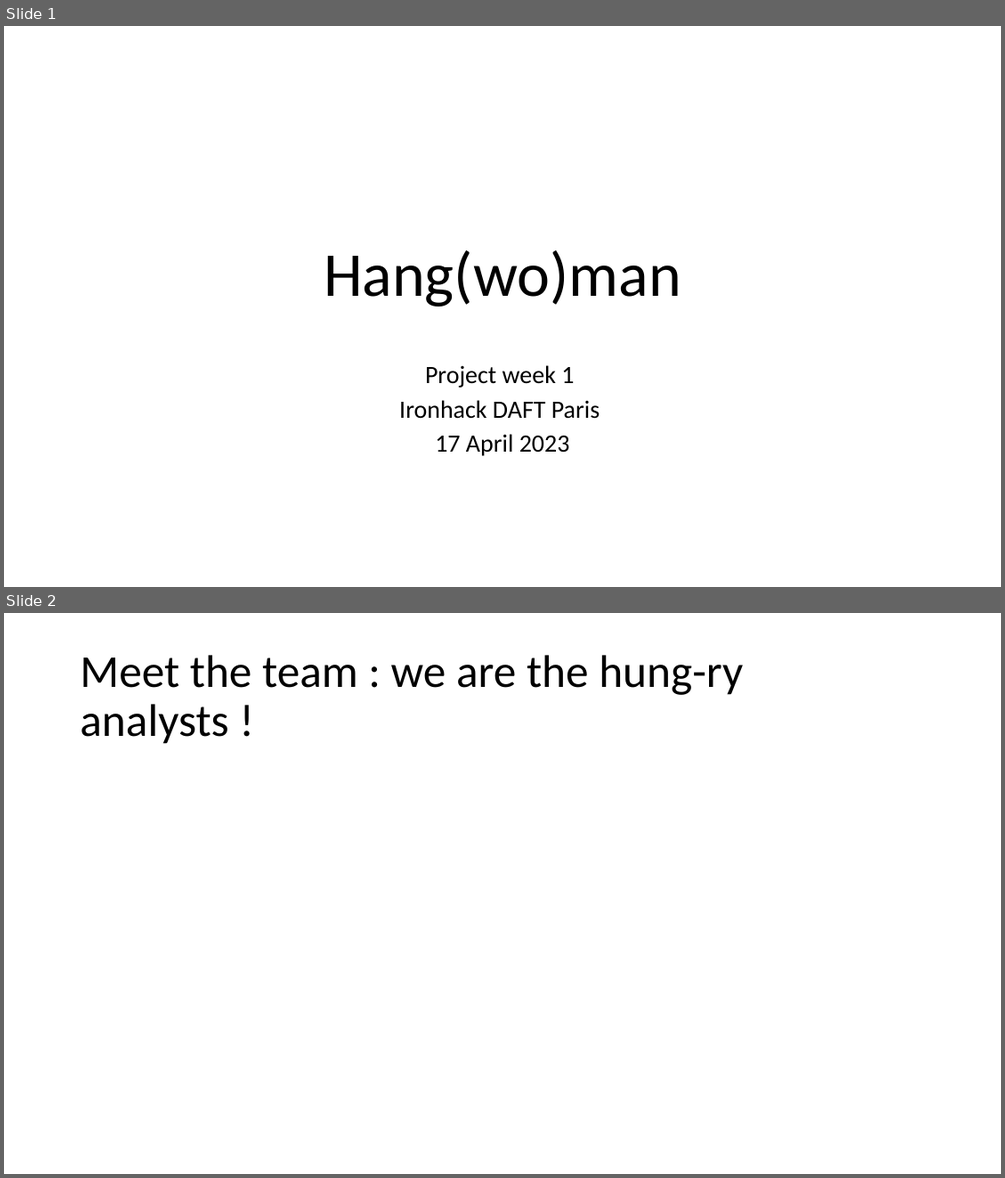
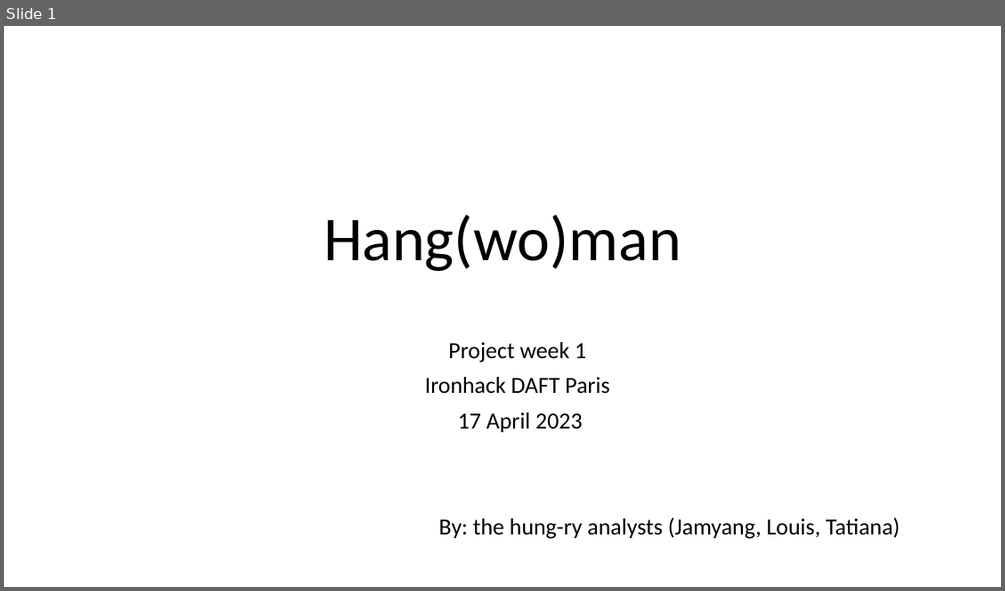
Before and after one commit to louis-md/hangman, a slide deck: Presentation1.pptx. Shown one above the other, each under a label of ours: slides 1 and 2 before the commit, slide 1 after it. The pictures are 1005x1178 and 1005x591 pixels, drawn with LibreOffice and Linux fonts; fonts in the diff are those of the drawing. Boxes give left, top, right and bottom in pixels: in the first picture for what was removed or moved away, otherwise in the second. Text is boxed around its words. In the diff, an @@ line names an element or a change of style, - is before the commit and + after.

```diff
--- a/Presentation1.pptx
+++ b/Presentation1.pptx
@@ slide 2 removed at <box>4,613,1001,1174</box>, background #FFFFFF @@
@@ title removed at <box>80,655,743,744</box> @@
-Meet the team : we are the hung-ry analysts !
@@ slide 1 changed as well @@
@@ title "Hang(wo)man": place and size @@
-title "Hang(wo)man" at <box>324,250,681,306</box>
+title "Hang(wo)man" at <box>324,215,681,271</box>
@@ subtitle "Project week 1": place and size @@
-subtitle "Project week 1" at <box>399,365,599,456</box>
+subtitle "Project week 1" at <box>425,342,899,539</box>
@@ subtitle at <box>425,342,609,433</box>: size 24 to 22.2 pt in "Project week 1", "Ironhack DAFT Paris", "17 April 2023"; line spacing 0.8 to 0.9 @@
@@ subtitle at <box>439,517,899,539</box>: paragraph added @@
+By: the hung-ry analysts (Jamyang, Louis, Tatiana)
```
Also in this commit, not shown: 2 other slides changed, 7 slides added, 3 other slides removed.
